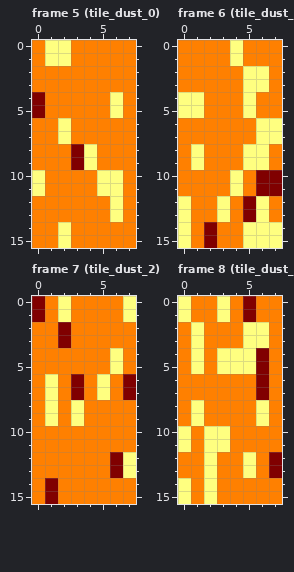
File history of a pixel-art file, assets/aseprite/planetbase_terrain_cpc_mode0.aseprite. The picture above was drawn from the file before the commit.
8x16 pixels, 54 frames. Shown: frame 5 (tile_dust_0), frame 6 (tile_dust_1), frame 7 (tile_dust_2), frame 8 (tile_dust_3). The commit also changed other frames, which this record leaves out.
After the commit:
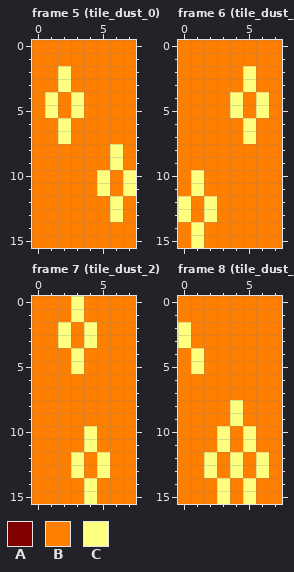
Palette (. is transparent): A #800000  B #ff8000  C #ffff80
The exact change:
Changed rows in their new state; - is an unchanged pixel.
Frame 5 (tile_dust_0):
first column x 0:
 0 -BB-----
 1 -BB-----
 2 --C-----
 3 --C-----
 4 BC-C--B-
 5 BC-C--B-
 8 ---BB-C-
 9 ---BB-C-
10 B-----BC
11 B-----BC
14 --B-----
15 --B-----
Frame 6 (tile_dust_1):
first column x 0:
 0 ----B---
 1 ----B---
 2 ------B-
 3 ------B-
 4 BB--CBC-
 5 BB--CBC-
 6 -----CBB
 7 -----CBB
 8 -B---BB-
 9 -B---BB-
10 -C--B-BB
11 -C--B-BB
12 --CB-BB-
13 --CB-BB-
14 BCB--BBB
15 BCB--BBB
Frame 7 (tile_dust_2):
first column x 0:
 0 B-BC---B
 1 B-BC---B
 2 --C-C---
 3 --C-C---
 4 ---C--B-
 5 ---C--B-
 6 -B-B-B-B
 7 -B-B-B-B
 8 -B-B----
 9 -B-B----
10 ----C---
11 ----C---
12 ---C-CBB
13 ---C-CBB
14 -B--C---
15 -B--C---
Frame 8 (tile_dust_3):
first column x 0:
 0 B--B-B--
 1 B--B-B--
 2 CB---BB-
 3 CB---BB-
 4 ---BBBB-
 5 ---BBBB-
 6 ------B-
 7 ------B-
 8 -B--C-B-
 9 -B--C-B-
10 B-B--C--
11 B-B--C--
12 ----CBCB
13 ----CBCB
14 B-BC-C--
15 B-BC-C--
